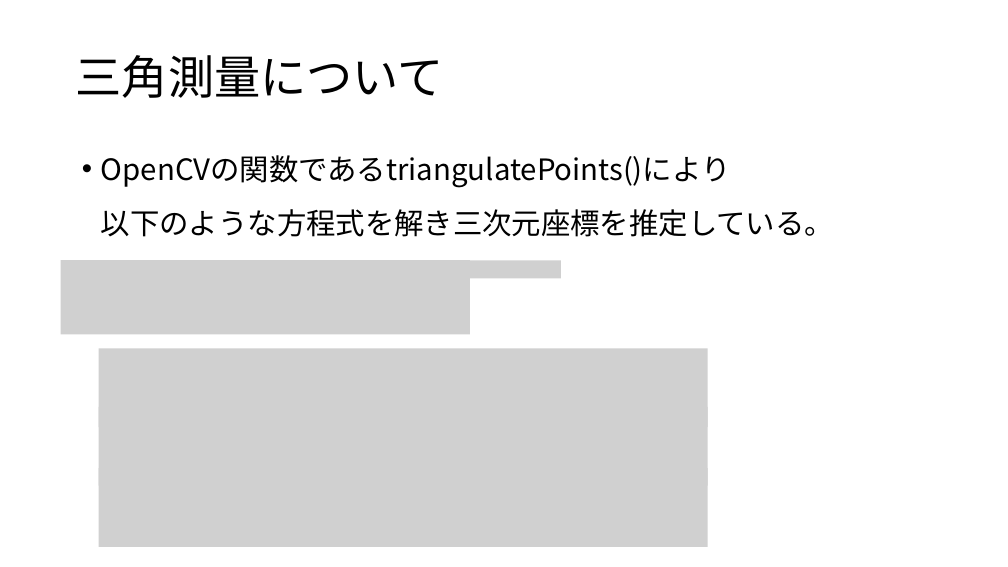
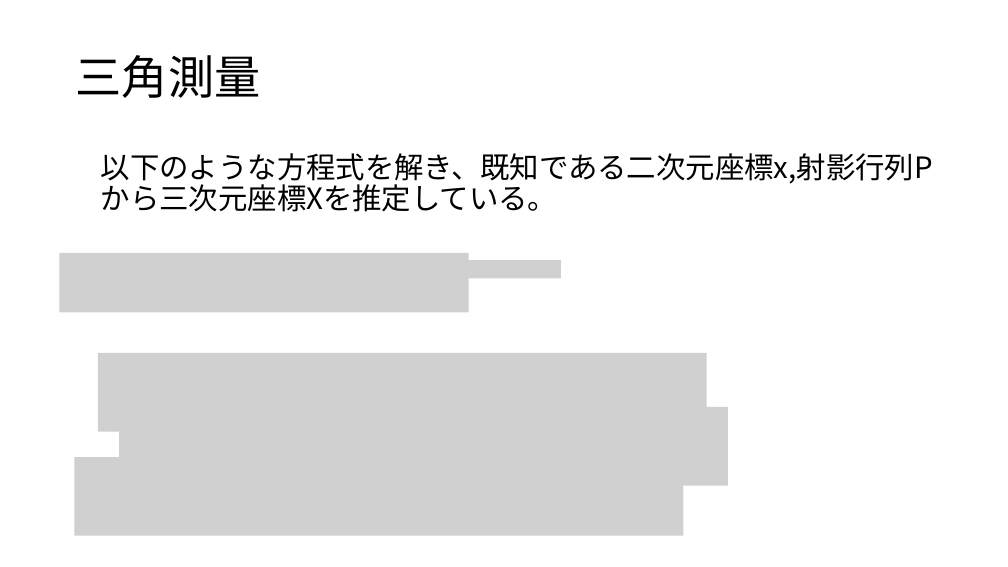
Before and after one commit to hagi711/Graduation-Research, a slide deck: slide 9 of 中間発表.pptx (slide 7 before the commit). Drawn at 1008x567 pixels with LibreOffice and Linux fonts; fonts in the diff are those of the drawing; grey boxes stand for pictures. Boxes give left, top, right and bottom in pixels: in the first picture for what was removed or moved away, otherwise in the second. Text is boxed around its words. In the diff, an @@ line names an element or a change of style, - is before the commit and + after.

```diff
--- a/中間発表.pptx
+++ b/中間発表.pptx
@@ title at (76,55,261,98): text changed @@
-三角測量について
+三角測量
@@ text at (101,153,933,212): text changed @@
-• OpenCVの関数であるtriangulatePoints()により
-以下のような方程式を解き三次元座標を推定している。
+以下のような方程式を解き、既知である二次元座標x,射影行列Pから三次元座標Xを推定している。
@@ picture: place and size @@
-picture at (60,260,470,334)
+picture at (60,253,469,313)
@@ picture: place and size @@
-picture at (99,349,708,427)
+picture at (98,353,706,432)
@@ picture: place and size @@
-picture at (99,407,708,485)
+picture at (119,407,727,485)
@@ picture: place and size @@
-picture at (99,468,708,547)
+picture at (74,457,683,536)
```
Also in this commit, not shown: 6 other slides changed, 1 slide added.
